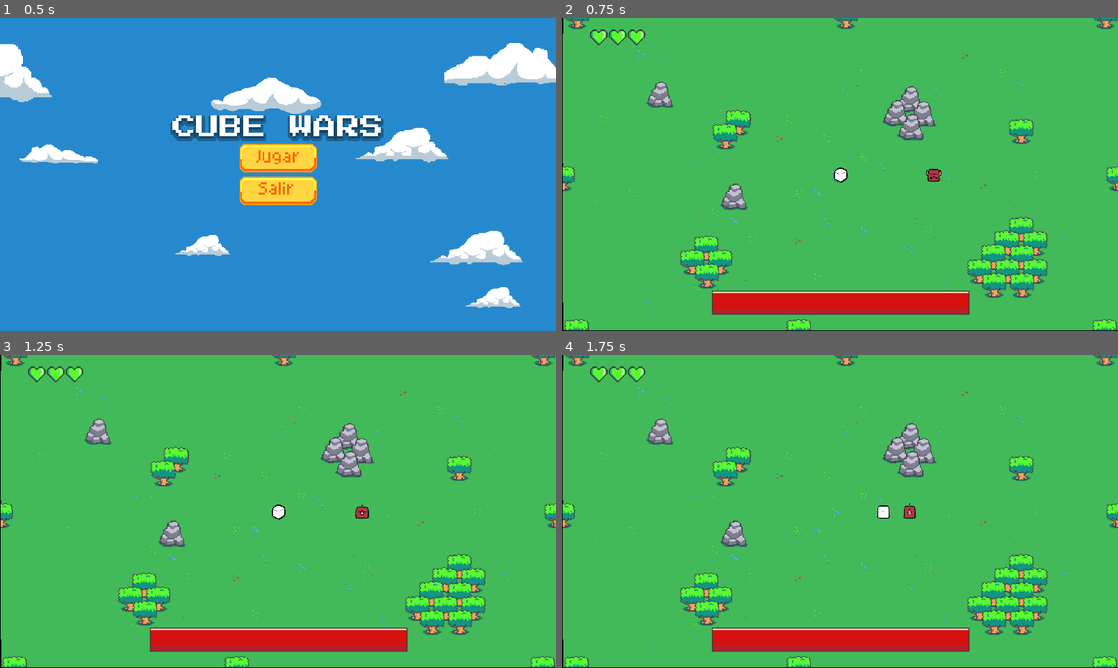
Above: before the commit, frames 1-4 (two rows, left to right).
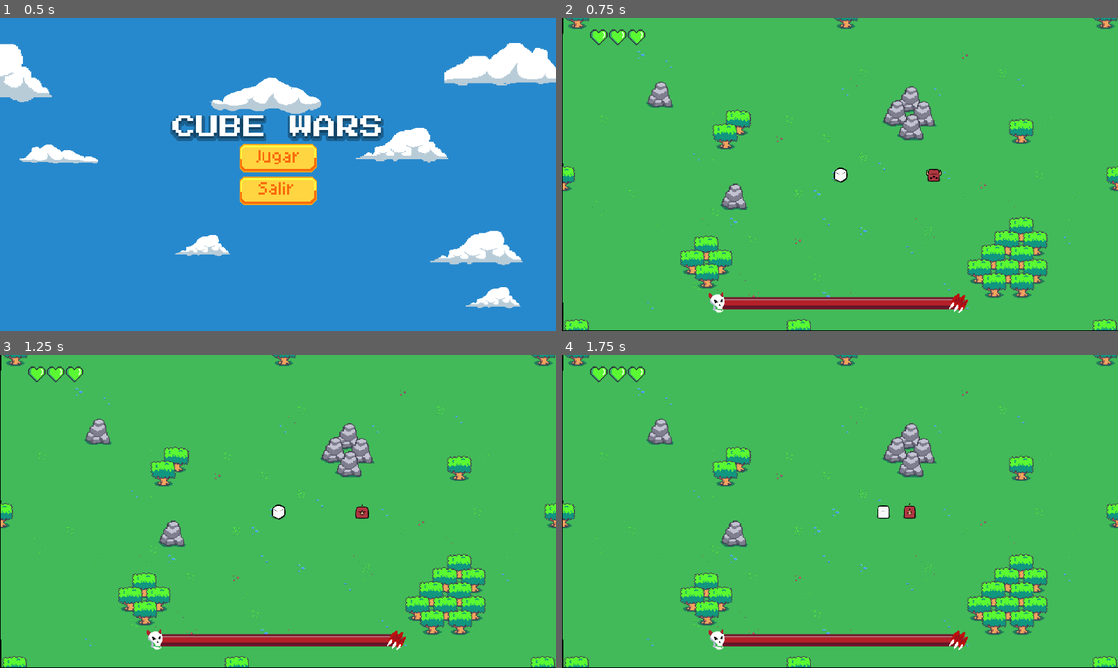
Above: after the commit, the same moments.

Repository: Facundo-byte/mi_primer_juego
Game: Godot game, scene res://escenas/menus/menus.tscn
The game is run twice, just before and just after one commit, with the same random seed, the same clock (stepped at 60 frames per second) and the same inputs.
Inputs (mouse positions are in pixels of both pictures, inside the frame that each line leads up to):
- Up to frame 1 (0.5 s): no input
- Up to frame 2 (0.75 s): click (840, 158) at 0.5 s
- Up to frame 3 (1.25 s): no input
- Up to frame 4 (1.75 s): move the mouse to (962, 495) at 1.27 s; hold D (derecha) from 1.28 s (still down); click (962, 495) at 1.35 s; tap Space (dash) at 1.55 s

Frame 1 is identical in both runs. In frame 2, 3.6% of the frame differs, in the area x 26-74%, y 87-95%; in frame 3, 3.6%; in frame 4, 3.6%.

Commit message:
muchos fixes
texturas mejoradas, sonidos, entre muchas otras cosas mas.

Diff:
--- a/control.gd
+++ b/control.gd
@@ -7,6 +7,10 @@
 @export var fuerza_knockback := 500
 @export var duracion_knockback := 0.15
 var dir_knockback := Vector2.ZERO
+
+#sonidos
+@export var danio_jugador: AudioStreamPlayer2D
+@export var danio_enemigo: AudioStreamPlayer2D
 
 # Called when the node enters the scene tree for the first time.
 func _ready() -> void:
@@ -27,10 +31,14 @@
 	jugador.scale = Vector2(0.800, 0.800)
 	_aplicar_knockback(jugador, dir)
 
+	#sonido
+	danio_jugador.play()
+
 	#restar vida
 	ControladorGlobal.restarvidajugador()
 	var ultimo = vidas.pop_back()
-	ultimo.queue_free()
+	if ultimo:
+		ultimo.queue_free()
 
 func _aplicar_knockback(personaje: Node2D, dir: Vector2):
 	personaje.en_knockback = true
@@ -51,5 +59,7 @@
 	enemigo.scale = Vector2(0.800, 0.800)
 	_aplicar_knockback(enemigo, dir)
 
+	#sonido
+	danio_enemigo.play()
 
 	barra.value = nuevavida
--- a/escenas/UI/UI.tscn
+++ b/escenas/UI/UI.tscn
@@ -1,12 +1,14 @@
-[gd_scene load_steps=6 format=3 uid="uid://do6iehyqys2ys"]
+[gd_scene load_steps=8 format=3 uid="uid://do6iehyqys2ys"]
 
 [ext_resource type="Script" uid="uid://8jx6erqitk0i" path="res://control.gd" id="1_c10tw"]
 [ext_resource type="PackedScene" uid="uid://bmsgctwslt1l3" path="res://escenas/UI/vidas/vidas.tscn" id="2_rqm1f"]
 [ext_resource type="Texture2D" uid="uid://b1npa1cdil6lb" path="res://sprites/vida_vacia.png" id="3_u2b40"]
 [ext_resource type="Texture2D" uid="uid://dx2svtexu8mkv" path="res://sprites/vida_marco.png" id="4_8k7gk"]
 [ext_resource type="Texture2D" uid="uid://biq4buasalsiv" path="res://sprites/vida_llena.png" id="5_c1xht"]
+[ext_resource type="AudioStream" uid="uid://5m7wcnxeejhj" path="res://sonidos/11_human_damage_1.wav" id="6_8k7gk"]
+[ext_resource type="AudioStream" uid="uid://df8a5f2tnuvxn" path="res://sonidos/21_orc_damage_1.wav" id="7_c1xht"]
 
-[node name="Control" type="Control" node_paths=PackedStringArray("vidas", "barra")]
+[node name="Control" type="Control" node_paths=PackedStringArray("vidas", "barra", "danio_jugador", "danio_enemigo")]
 layout_mode = 3
 anchors_preset = 15
 anchor_right = 1.0
@@ -16,6 +18,8 @@
 script = ExtResource("1_c10tw")
 vidas = [NodePath("MarginVidas/ContenedorVidas/Vida"), NodePath("MarginVidas/ContenedorVidas/Vida2"), NodePath("MarginVidas/ContenedorVidas/Vida3")]
 barra = NodePath("CenterContainer/VidaBoss")
+danio_jugador = NodePath("daniojugador")
+danio_enemigo = NodePath("danioenemigo")
 
 [node name="MarginVidas" type="MarginContainer" parent="."]
 layout_mode = 0
@@ -72,3 +76,9 @@
 texture_under = ExtResource("3_u2b40")
 texture_over = ExtResource("4_8k7gk")
 texture_progress = ExtResource("5_c1xht")
+
+[node name="daniojugador" type="AudioStreamPlayer2D" parent="."]
+stream = ExtResource("6_8k7gk")
+
+[node name="danioenemigo" type="AudioStreamPlayer2D" parent="."]
+stream = ExtResource("7_c1xht")
--- a/escenas/enemigo/enemigo.gd
+++ b/escenas/enemigo/enemigo.gd
@@ -13,6 +13,11 @@
 var puede_moverse: bool = true
 var puede_atacar: bool = true
 var en_knockback: bool = false
+
+#sonidos
+@export var sslash: AudioStreamPlayer2D
+@export var ssalto: AudioStreamPlayer2D
+@export var scaida: AudioStreamPlayer2D
 
 func _ready():
 	add_to_group("enemigo")
@@ -118,6 +123,7 @@
 	var distancia_espadazo: int = 100
 	var dir_jugador = obtener_direccion_jugador()
 
+	sslash.play()
 	espadazo.global_position = global_position + dir_jugador * distancia_espadazo
 	espadazo.rotation = dir_jugador.angle() + deg_to_rad(30)
 	espadazo.area.monitoring = true
@@ -141,6 +147,7 @@
 	velocity = Vector2(velocity.x + 5, velocity.y)
 
 	#ejecuto la animacion
+	ssalto.play()
 	sprite.play("jump_down")
 	tween.tween_property(sprite, "position:y", sprite.position.y - 30, 0.25)
 	tween.tween_property(sprite, "position:y", sprite.position.y, 0.25)
@@ -148,6 +155,7 @@
 
 	#humo de caida
 	await get_tree().create_timer(0.5).timeout
+	scaida.play()
 	humo.area.monitoring = true
 	humo.visible = true
 	humo.anim_humo.stop()
--- a/escenas/enemigo/enemigo.tscn
+++ b/escenas/enemigo/enemigo.tscn
@@ -1,10 +1,13 @@
-[gd_scene load_steps=8 format=3 uid="uid://c5blocrlej1a8"]
+[gd_scene load_steps=11 format=3 uid="uid://c5blocrlej1a8"]
 
 [ext_resource type="Script" uid="uid://dob1xht4nd8x6" path="res://escenas/enemigo/enemigo.gd" id="1_r46xo"]
 [ext_resource type="SpriteFrames" uid="uid://xn3dhru08ser" path="res://escenas/enemigo/enemigo_sprites.tres" id="2_r46xo"]
 [ext_resource type="PackedScene" uid="uid://co6a5b0jf07ej" path="res://escenas/enemigo/ataques/salto/humo_caida.tscn" id="3_07say"]
 [ext_resource type="PackedScene" uid="uid://dwhiel60f2hti" path="res://escenas/enemigo/ataques/slash/slashenemigo.tscn" id="4_wc1l2"]
 [ext_resource type="Texture2D" uid="uid://csbrp7ytatjlr" path="res://sprites/sombra.png" id="5_ia6sk"]
+[ext_resource type="AudioStream" uid="uid://dmigogewmts37" path="res://sonidos/17_orc_atk_sword_2.wav" id="6_1rgfv"]
+[ext_resource type="AudioStream" uid="uid://cerccfgx2cnlu" path="res://sonidos/22_orc_jump_1.wav" id="7_wyvlr"]
+[ext_resource type="AudioStream" uid="uid://b7vlgnpbeygxw" path="res://sonidos/23_orc_jump_land.wav" id="8_u05g5"]
 
 [sub_resource type="RectangleShape2D" id="RectangleShape2D_r46xo"]
 size = Vector2(57, 50)
@@ -12,7 +15,7 @@
 [sub_resource type="RectangleShape2D" id="RectangleShape2D_07say"]
 size = Vector2(305, 261)
 
-[node name="Enemigo" type="CharacterBody2D" node_paths=PackedStringArray("sprite", "area_atq", "humo", "espadazo")]
+[node name="Enemigo" type="CharacterBody2D" node_paths=PackedStringArray("sprite", "area_atq", "humo", "espadazo", "sslash", "ssalto", "scaida")]
 z_index = 2
 collision_layer = 8
 collision_mask = 5
@@ -22,6 +25,9 @@
 area_atq = NodePath("area_atq")
 humo = NodePath("humo")
 espadazo = NodePath("Slashenemigo")
+sslash = NodePath("s_slash")
+ssalto = NodePath("s_salto")
+scaida = NodePath("s_caida")
 
 [node name="AnimatedSprite2D" type="AnimatedSprite2D" parent="."]
 scale = Vector2(0.965, 0.965)
@@ -65,4 +71,13 @@
 scale = Vector2(2.140625, 2.0546877)
 texture = ExtResource("5_ia6sk")
 
+[node name="s_slash" type="AudioStreamPlayer2D" parent="."]
+stream = ExtResource("6_1rgfv")
+
+[node name="s_salto" type="AudioStreamPlayer2D" parent="."]
+stream = ExtResource("7_wyvlr")
+
+[node name="s_caida" type="AudioStreamPlayer2D" parent="."]
+stream = ExtResource("8_u05g5")
+
 [connection signal="timeout" from="Timer" to="." method="_on_timer_timeout"]
--- a/escenas/enemigo/enemigo_sprites.tres
+++ b/escenas/enemigo/enemigo_sprites.tres
@@ -24,38 +24,6 @@
 [ext_resource type="Texture2D" uid="uid://b3wo3pweu1vq5" path="res://sprites/personajes/Monster/jump_down (6).png" id="22_e6s3a"]
 [ext_resource type="Texture2D" uid="uid://ck7gv7icw2h62" path="res://sprites/personajes/Monster/jump_down (7).png" id="23_uu0q6"]
 [ext_resource type="Texture2D" uid="uid://dpljlqxc1s5l3" path="res://sprites/personajes/Monster/jump_down (8).png" id="24_vhwy5"]
-[ext_resource type="Texture2D" uid="uid://tq2ep1sgpncl" path="res://sprites/personajes/Monster/jump_down_right (1).png" id="25_hp6qb"]
-[ext_resource type="Texture2D" uid="uid://ldyxwmsqx6mp" path="res://sprites/personajes/Monster/jump_down_right (2).png" id="26_o1dud"]
-[ext_resource type="Texture2D" uid="uid://bljh5rnagg2co" path="res://sprites/personajes/Monster/jump_down_right (3).png" id="27_ur14c"]
-[ext_resource type="Texture2D" uid="uid://cvx1252c1mvq2" path="res://sprites/personajes/Monster/jump_down_right (4).png" id="28_15yhl"]
-[ext_resource type="Texture2D" uid="uid://ia7x085qf0w4" path="res://sprites/personajes/Monster/jump_down_right (5).png" id="29_0p0pu"]
-[ext_resource type="Texture2D" uid="uid://cnc57tejn4rw7" path="res://sprites/personajes/Monster/jump_down_right (6).png" id="30_evng6"]
-[ext_resource type="Texture2D" uid="uid://xike8xvhvn6t" path="res://sprites/personajes/Monster/jump_down_right (7).png" id="31_jbike"]
-[ext_resource type="Texture2D" uid="uid://bere1hq2llxw2" path="res://sprites/personajes/Monster/jump_down_right (8).png" id="32_qj3e1"]
-[ext_resource type="Texture2D" uid="uid://c675vn8tbaao5" path="res://sprites/personajes/Monster/jump_right (1).png" id="33_1qlj3"]
-[ext_resource type="Texture2D" uid="uid://c7aocxuxkm1wn" path="res://sprites/personajes/Monster/jump_right (2).png" id="34_xonjd"]
-[ext_resource type="Texture2D" uid="uid://dmhltaqy7kw6f" path="res://sprites/personajes/Monster/jump_right (3).png" id="35_yxslk"]
-[ext_resource type="Texture2D" uid="uid://dmwm47ugy4xsq" path="res://sprites/personajes/Monster/jump_right (4).png" id="36_1w4co"]
-[ext_resource type="Texture2D" uid="uid://bt4o7c06o5c" path="res://sprites/personajes/Monster/jump_right (5).png" id="37_dr5fu"]
-[ext_resource type="Texture2D" uid="uid://iq4mibg53eau" path="res://sprites/personajes/Monster/jump_right (6).png" id="38_d0sb1"]
-[ext_resource type="Texture2D" uid="uid://eqlsxntexspm" path="res://sprites/personajes/Monster/jump_right (7).png" id="39_cfh1p"]
-[ext_resource type="Texture2D" uid="uid://ios6btknhkux" path="res://sprites/personajes/Monster/jump_right (8).png" id="40_8xo37"]
-[ext_resource type="Texture2D" uid="uid://8gl2q4vggjsx" path="res://sprites/personajes/Monster/jump_up (1).png" id="41_nr0au"]
-[ext_resource type="Texture2D" uid="uid://rj7a1ggkxaw0" path="res://sprites/personajes/Monster/jump_up (2).png" id="42_218ie"]
-[ext_resource type="Texture2D" uid="uid://ch17sx5n7wgu6" path="res://sprites/personajes/Monster/jump_up (3).png" id="43_u6ku8"]
-[ext_resource type="Texture2D" uid="uid://dtnl5rsl6if7x" path="res://sprites/personajes/Monster/jump_up (4).png" id="44_tud7t"]
-[ext_resource type="Texture2D" uid="uid://dwwsxxilqsent" path="res://sprites/personajes/Monster/jump_up (5).png" id="45_n7ova"]
-[ext_resource type="Texture2D" uid="uid://d4chmo0i8dcnr" path="res://sprites/personajes/Monster/jump_up (6).png" id="46_p6vpr"]
-[ext_resource type="Texture2D" uid="uid://dlu4yj420o22d" path="res://sprites/personajes/Monster/jump_up (7).png" id="47_vh4p7"]
-[ext_resource type="Texture2D" uid="uid://tmcepwkt1swd" path="res://sprites/personajes/Monster/jump_up (8).png" id="48_1wo8p"]
-[ext_resource type="Texture2D" uid="uid://b1he4hcg77k1n" path="res://sprites/personajes/Monster/jump_up_right (1).png" id="49_ny26b"]
-[ext_resource type="Texture2D" uid="uid://c6mpw2prywb12" path="res://sprites/personajes/Monster/jump_up_right (2).png" id="50_84760"]
-[ext_resource type="Texture2D" uid="uid://q4dpwx7jjtkw" path="res://sprites/personajes/Monster/jump_up_right (3).png" id="51_hh4mp"]
-[ext_resource type="Texture2D" uid="uid://n86u3od1c8s4" path="res://sprites/personajes/Monster/jump_up_right (4).png" id="52_qwdbi"]
-[ext_resource type="Texture2D" uid="uid://4lwbtbp8ythd" path="res://sprites/personajes/Monster/jump_up_right (5).png" id="53_6b4bj"]
-[ext_resource type="Texture2D" uid="uid://cnm58wgi522st" path="res://sprites/personajes/Monster/jump_up_right (6).png" id="54_e0r2c"]
-[ext_resource type="Texture2D" uid="uid://csytcwvpq4pxl" path="res://sprites/personajes/Monster/jump_up_right (7).png" id="55_rggfd"]
-[ext_resource type="Texture2D" uid="uid://cl3fgh7a61dvc" path="res://sprites/personajes/Monster/jump_up_right (8).png" id="56_femmb"]
 
 [resource]
 animations = [{
@@ -155,120 +123,4 @@
 "loop": true,
 "name": &"jump_down",
 "speed": 5.0
-}, {
-"frames": [{
-"duration": 1.0,
-"texture": ExtResource("25_hp6qb")
-}, {
-"duration": 1.0,
-"texture": ExtResource("26_o1dud")
-}, {
-"duration": 1.0,
-"texture": ExtResource("27_ur14c")
-}, {
-"duration": 1.0,
-"texture": ExtResource("28_15yhl")
-}, {
-"duration": 1.0,
-"texture": ExtResource("29_0p0pu")
-}, {
-"duration": 1.0,
-"texture": ExtResource("30_evng6")
-}, {
-"duration": 1.0,
-"texture": ExtResource("31_jbike")
-}, {
-"duration": 1.0,
-"texture": ExtResource("32_qj3e1")
-}],
-"loop": true,
-"name": &"jump_downandright",
-"speed": 5.0
-}, {
-"frames": [{
-"duration": 1.0,
-"texture": ExtResource("33_1qlj3")
-}, {
-"duration": 1.0,
-"texture": ExtResource("34_xonjd")
-}, {
-"duration": 1.0,
-"texture": ExtResource("35_yxslk")
-}, {
-"duration": 1.0,
-"texture": ExtResource("36_1w4co")
-}, {
-"duration": 1.0,
-"texture": ExtResource("37_dr5fu")
-}, {
-"duration": 1.0,
-"texture": ExtResource("38_d0sb1")
-}, {
-"duration": 1.0,
-"texture": ExtResource("39_cfh1p")
-}, {
-"duration": 1.0,
-"texture": ExtResource("40_8xo37")
-}],
-"loop": true,
-"name": &"jump_left_right",
-"speed": 5.0
-}, {
-"frames": [{
-"duration": 1.0,
-"texture": ExtResource("41_nr0au")
-}, {
-"duration": 1.0,
-"texture": ExtResource("42_218ie")
-}, {
-"duration": 1.0,
-"texture": ExtResource("43_u6ku8")
-}, {
-"duration": 1.0,
-"texture": ExtResource("44_tud7t")
-}, {
-"duration": 1.0,
-"texture": ExtResource("45_n7ova")
-}, {
-"duration": 1.0,
-"texture": ExtResource("46_p6vpr")
-}, {
-"duration": 1.0,
-"texture": ExtResource("47_vh4p7")
-}, {
-"duration": 1.0,
-"texture": ExtResource("48_1wo8p")
-}],
-"loop": true,
-"name": &"jump_up",
-"speed": 5.0
-}, {
-"frames": [{
-"duration": 1.0,
-"texture": ExtResource("49_ny26b")
-}, {
-"duration": 1.0,
-"texture": ExtResource("50_84760")
-}, {
-"duration": 1.0,
-"texture": ExtResource("51_hh4mp")
-}, {
-"duration": 1.0,
-"texture": ExtResource("52_qwdbi")
-}, {
-"duration": 1.0,
-"texture": ExtResource("53_6b4bj")
-}, {
-"duration": 1.0,
-"texture": ExtResource("54_e0r2c")
-}, {
-"duration": 1.0,
-"texture": ExtResource("55_rggfd")
-}, {
-"duration": 1.0,
-"texture": ExtResource("56_femmb")
-}],
-"loop": true,
-"name": &"jump_upandright",
-"speed": 5.0
 }]
--- a/escenas/escena_principal/escena_principal.gd
+++ b/escenas/escena_principal/escena_principal.gd
@@ -3,6 +3,10 @@
 @export var niveles: Array[PackedScene]
 var _nivel_actual: int = 1
 var _nivel_instanciado: Node
+
+#sonidos muerte
+@export var sonido_mjugador: AudioStreamPlayer2D
+@export var sonido_menemigo: AudioStreamPlayer2D
 
 func _ready() -> void:
 	_crear_nivel(_nivel_actual)
@@ -23,11 +27,14 @@
 	_crear_nivel.call_deferred(_nivel_actual)
 
 func _cargar_fin(bandera: int):
-	await get_tree().create_timer(0.15).timeout
 	if bandera == 1:
+		sonido_mjugador.play()
 		print("perdiste")
 	else:
+		sonido_menemigo.play()
 		print("ganaste")
+
+	await get_tree().create_timer(2).timeout
 	call_deferred("_ir_al_menu")
 	#_nivel_actual += 1
 	#_eliminar_nivel()
--- a/escenas/escena_principal/escena_principal.tscn
+++ b/escenas/escena_principal/escena_principal.tscn
@@ -1,14 +1,18 @@
-[gd_scene load_steps=6 format=3 uid="uid://bq8u3vwpqq7u4"]
+[gd_scene load_steps=8 format=3 uid="uid://bq8u3vwpqq7u4"]
 
 [ext_resource type="PackedScene" uid="uid://emgx7nugvuk4" path="res://escenas/nivel/nivel.tscn" id="1_snxy5"]
 [ext_resource type="Script" uid="uid://dtwv644m142qd" path="res://escenas/escena_principal/escena_principal.gd" id="1_yoxmf"]
 [ext_resource type="Script" uid="uid://csvoyjmk1f0qt" path="res://escenas/escena_principal/camera_2d.gd" id="3_rrast"]
 [ext_resource type="Script" uid="uid://bf603amkp5466" path="res://escenas/escena_principal/controlador_pausa.gd" id="3_yoxmf"]
 [ext_resource type="PackedScene" uid="uid://c4t0h5rf33tlf" path="res://escenas/menu_pausa/pausa.tscn" id="4_sbgap"]
+[ext_resource type="AudioStream" uid="uid://cmibga67wrnkd" path="res://sonidos/24_orc_death_spin.wav" id="6_px6n3"]
+[ext_resource type="AudioStream" uid="uid://bivs67ncnu3u0" path="res://sonidos/14_human_death_spin.wav" id="7_e307b"]
 
-[node name="EscenaPrincipal" type="Node2D"]
+[node name="EscenaPrincipal" type="Node2D" node_paths=PackedStringArray("sonido_mjugador", "sonido_menemigo")]
 script = ExtResource("1_yoxmf")
 niveles = Array[PackedScene]([ExtResource("1_snxy5")])
+sonido_mjugador = NodePath("muertejugador")
+sonido_menemigo = NodePath("muerteenemigo")
 
 [node name="Camera2D" type="Camera2D" parent="."]
 scale = Vector2(1, 2.2400002)
@@ -28,3 +32,9 @@
 anchor_bottom = 0.0
 grow_horizontal = 1
 grow_vertical = 1
+
+[node name="muerteenemigo" type="AudioStreamPlayer2D" parent="."]
+stream = ExtResource("6_px6n3")
+
+[node name="muertejugador" type="AudioStreamPlayer2D" parent="."]
+stream = ExtResource("7_e307b")
--- a/escenas/menu_pausa/pausa.gd
+++ b/escenas/menu_pausa/pausa.gd
@@ -7,6 +7,10 @@
 var escala_normal := Vector2(1, 1)
 var duracion := 0.10
 var cduracion := 0.05
+
+#sonidos
+@export var hover: AudioStreamPlayer2D
+@export var click: AudioStreamPlayer2D
 
 # Called when the node enters the scene tree for the first time.
 func _ready() -> void:
@@ -43,6 +47,9 @@
 	tween.set_trans(Tween.TRANS_SINE)
 	tween.set_ease(Tween.EASE_OUT)
 
+	#sonido
+	hover.play()
+
 func _exit(tween: Tween, nodoaf: int):
 	if tween:
 		tween.kill()
@@ -72,3 +79,6 @@
 
 	tween.set_trans(Tween.TRANS_SINE)
 	tween.set_ease(Tween.EASE_OUT)
+
+	#sonido
+	click.play()
--- a/escenas/menu_pausa/pausa.tscn
+++ b/escenas/menu_pausa/pausa.tscn
@@ -6,8 +6,10 @@
 [ext_resource type="Texture2D" uid="uid://bymxesf17acnh" path="res://sprites/continuar.png" id="3_rrk5o"]
 [ext_resource type="Texture2D" uid="uid://cnhuyr78xtkb4" path="res://sprites/Salir.png" id="5_l0fcq"]
 [ext_resource type="Script" uid="uid://bevxfp8eqshwg" path="res://escenas/menu_pausa/salir.gd" id="6_rrk5o"]
+[ext_resource type="AudioStream" uid="uid://cn3blriy21mef" path="res://sonidos/botones/open.wav" id="7_xcfdy"]
+[ext_resource type="AudioStream" uid="uid://d1vcjcd86hfns" path="res://sonidos/botones/click.wav" id="8_ygbby"]
 
-[node name="Control" type="Control" node_paths=PackedStringArray("continuar", "salir")]
+[node name="Control" type="Control" node_paths=PackedStringArray("continuar", "salir", "hover", "click")]
 layout_mode = 3
 anchors_preset = 15
 anchor_right = 1.0
@@ -17,6 +19,8 @@
 script = ExtResource("1_f0eoy")
 continuar = NodePath("VBoxContainer/Continuar")
 salir = NodePath("VBoxContainer/Salir")
+hover = NodePath("hover")
+click = NodePath("click")
 
 [node name="ColorRect" type="ColorRect" parent="."]
 layout_mode = 1
@@ -70,3 +74,9 @@
 layout_mode = 2
 texture_normal = ExtResource("5_l0fcq")
 script = ExtResource("6_rrk5o")
+
+[node name="hover" type="AudioStreamPlayer2D" parent="."]
+stream = ExtResource("7_xcfdy")
+
+[node name="click" type="AudioStreamPlayer2D" parent="."]
+stream = ExtResource("8_ygbby")
--- a/escenas/menus/menus.gd
+++ b/escenas/menus/menus.gd
@@ -12,6 +12,9 @@
 var duracion := 0.10
 var cduracion := 0.05
 
+#sonidos
+@export var hoverin: AudioStreamPlayer2D
+@export var click: AudioStreamPlayer2D
 
 func _ready()-> void:
 	var tween : Tween = null
@@ -61,6 +64,9 @@
 	tween.set_trans(Tween.TRANS_SINE)
 	tween.set_ease(Tween.EASE_OUT)
 
+	#sonido
+	hoverin.play()
+
 func _exit(tween: Tween, nodoaf: int):
 	if tween:
 		tween.kill()
@@ -73,6 +79,7 @@
 
 	tween.set_trans(Tween.TRANS_SINE)
 	tween.set_ease(Tween.EASE_OUT)
+
 
 func _click(tween: Tween, nodoaf: int):
 	if tween:
@@ -92,3 +99,6 @@
 
 	tween.set_trans(Tween.TRANS_SINE)
 	tween.set_ease(Tween.EASE_OUT)
+
+	#sonido
+	click.play()
--- a/escenas/menus/menus.tscn
+++ b/escenas/menus/menus.tscn
@@ -19,6 +19,8 @@
 [ext_resource type="Texture2D" uid="uid://c5bn3loeym1dx" path="res://animacion_fondo/animacion8.png" id="17_55fet"]
 [ext_resource type="Texture2D" uid="uid://cb0rde45egrph" path="res://animacion_fondo/animacion9.png" id="18_kujlt"]
 [ext_resource type="Texture2D" uid="uid://cna8qjpcjv4hc" path="res://animacion_fondo/animacion10.png" id="19_ferxq"]
+[ext_resource type="AudioStream" uid="uid://cn3blriy21mef" path="res://sonidos/botones/open.wav" id="21_vbt5b"]
+[ext_resource type="AudioStream" uid="uid://d1vcjcd86hfns" path="res://sonidos/botones/click.wav" id="22_wyey2"]
 
 [sub_resource type="LabelSettings" id="LabelSettings_8lnoy"]
 font = ExtResource("2_4oofs")
@@ -49,7 +51,7 @@
 frame_9/texture = ExtResource("19_ferxq")
 frame_9/duration = 1.0
 
-[node name="Menu" type="Control" node_paths=PackedStringArray("texto", "titulo", "jugar", "vajugar", "salir", "fondo")]
+[node name="Menu" type="Control" node_paths=PackedStringArray("texto", "titulo", "jugar", "vajugar", "salir", "fondo", "hoverin", "click")]
 layout_mode = 3
 anchors_preset = 15
 anchor_right = 1.0
@@ -63,6 +65,8 @@
 vajugar = NodePath("Botones/Volverajugar")
 salir = NodePath("Botones/Salir")
 fondo = NodePath("Fondo")
+hoverin = NodePath("hoverin")
+click = NodePath("click")
 
 [node name="Titulo" type="Label" parent="."]
 layout_mode = 1
@@ -145,3 +149,9 @@
 grow_vertical = 2
 mouse_filter = 2
 texture = SubResource("AnimatedTexture_qe56y")
+
+[node name="hoverin" type="AudioStreamPlayer2D" parent="."]
+stream = ExtResource("21_vbt5b")
+
+[node name="click" type="AudioStreamPlayer2D" parent="."]
+stream = ExtResource("22_wyey2")
--- a/escenas/nivel/nivel.tscn
+++ b/escenas/nivel/nivel.tscn
@@ -7,6 +7,7 @@
 [ext_resource type="PackedScene" uid="uid://c5blocrlej1a8" path="res://escenas/enemigo/enemigo.tscn" id="2_d63yu"]
 [ext_resource type="PackedScene" uid="uid://c1cbgas50opl0" path="res://escenas/bordes/bordes.tscn" id="3_g5l2w"]
 [ext_resource type="PackedScene" uid="uid://do6iehyqys2ys" path="res://escenas/UI/UI.tscn" id="7_y0n4x"]
+[ext_resource type="AudioStream" uid="uid://ccvor2uwuabno" path="res://musica/melodia_final.ogg" id="8_afinf"]
 
 [node name="Nivel" type="Node2D"]
 script = ExtResource("1_d63yu")
@@ -40,3 +41,7 @@
 
 [node name="Bordes" parent="." instance=ExtResource("3_g5l2w")]
 visible = false
+
+[node name="musica" type="AudioStreamPlayer2D" parent="."]
+stream = ExtResource("8_afinf")
+autoplay = true
--- a/escenas/personaje/personaje.gd
+++ b/escenas/personaje/personaje.gd
@@ -26,6 +26,11 @@
 var cam
 var cam_rect
 
+#sonidos
+@export var caminata : AudioStreamPlayer2D
+@export var dash_sonido: AudioStreamPlayer2D
+@export var espadazo_sonido: AudioStreamPlayer2D
+
 func _ready():
 	add_to_group("jugador")
 	cam = get_tree().get_first_node_in_group("camara")
@@ -41,6 +46,8 @@
 
 	if velocity.length() > 0:
 		direccion_mov = velocity.normalized()
+		if !caminata.playing:
+			caminata.play()
 	if dashing or en_knockback:
 		move_and_slide()
 		return
@@ -97,6 +104,7 @@
 
 #funcion dash
 func _dash():
+	dash_sonido.play()
 	dashing = true
 	collision_layer = 0
 	puede_dash = false
@@ -135,6 +143,7 @@
 	return (get_global_mouse_position() - global_position).normalized()
 
 func atacar():
+	espadazo_sonido.play()
 	puede_ataque = false
 	mouse_pos = obtener_direccion_mouse()
 	$Espadazo.rotation = mouse_pos.angle() + deg_to_rad(30)
--- a/escenas/personaje/personaje.tscn
+++ b/escenas/personaje/personaje.tscn
@@ -1,9 +1,12 @@
-[gd_scene load_steps=7 format=3 uid="uid://b28kpkrue125o"]
+[gd_scene load_steps=10 format=3 uid="uid://b28kpkrue125o"]
 
 [ext_resource type="Script" uid="uid://cbe8r30ohuak3" path="res://escenas/personaje/personaje.gd" id="1_yv5yb"]
 [ext_resource type="PackedScene" uid="uid://boa0nqil151cx" path="res://escenas/espadazo/espadazo.tscn" id="2_wky4x"]
 [ext_resource type="SpriteFrames" uid="uid://dq5u36olxsdcm" path="res://escenas/personaje/personaje_temporal.tres" id="2_yv5yb"]
 [ext_resource type="Texture2D" uid="uid://csbrp7ytatjlr" path="res://sprites/sombra.png" id="4_n3eqy"]
+[ext_resource type="AudioStream" uid="uid://c4st6pyevah5h" path="res://sonidos/16_human_walk_stone_3.wav" id="5_8trwc"]
+[ext_resource type="AudioStream" uid="uid://csc5bs0sylrjc" path="res://sonidos/15_human_dash_2.wav" id="6_fvrxm"]
+[ext_resource type="AudioStream" uid="uid://dagwpcl5yj2s4" path="res://sonidos/07_human_atk_sword_3.wav" id="7_fvrxm"]
 
 [sub_resource type="RectangleShape2D" id="RectangleShape2D_yv5yb"]
 size = Vector2(46, 47)
@@ -11,7 +14,7 @@
 [sub_resource type="RectangleShape2D" id="RectangleShape2D_wky4x"]
 size = Vector2(59, 59)
 
-[node name="Personaje" type="CharacterBody2D" node_paths=PackedStringArray("animacion", "colision")]
+[node name="Personaje" type="CharacterBody2D" node_paths=PackedStringArray("animacion", "colision", "caminata", "dash_sonido", "espadazo_sonido")]
 z_index = 2
 collision_layer = 4
 collision_mask = 11
@@ -19,6 +22,9 @@
 script = ExtResource("1_yv5yb")
 animacion = NodePath("mov_jugador")
 colision = NodePath("area_pj")
+caminata = NodePath("caminata")
+dash_sonido = NodePath("dash")
+espadazo_sonido = NodePath("s_espadazo")
 
 [node name="colision_entorno" type="CollisionShape2D" parent="."]
 visible = false
@@ -47,3 +53,12 @@
 position = Vector2(3, 18)
 scale = Vector2(2.140625, 2.0546877)
 texture = ExtResource("4_n3eqy")
+
+[node name="caminata" type="AudioStreamPlayer2D" parent="."]
+stream = ExtResource("5_8trwc")
+
+[node name="dash" type="AudioStreamPlayer2D" parent="."]
+stream = ExtResource("6_fvrxm")
+
+[node name="s_espadazo" type="AudioStreamPlayer2D" parent="."]
+stream = ExtResource("7_fvrxm")
--- a/scripts/controlador_global.gd
+++ b/scripts/controlador_global.gd
@@ -1,6 +1,6 @@
 extends Node
 
-signal vidas_jugador_act
+signal vida_jugador_act
 signal vida_enemigo_act
 signal jugador_muerto
 signal enemigo_muerto
Not shown: 1 places in escenas/enemigo/enemigo_sprites.tres that only renumber resources
Not shown: 1 places in escenas/menu_pausa/pausa.tscn that only renumber resources
Not shown: 1 places in escenas/menus/menus.tscn that only renumber resources
Not shown: 1 places in escenas/nivel/nivel.tscn that only renumber resources
Not shown, added: musica/melodia_final.ogg.import
Not shown, added: sonidos/07_human_atk_sword_3.wav.import
Not shown, added: sonidos/11_human_damage_1.wav.import
Not shown, added: sonidos/14_human_death_spin.wav.import
Not shown, added: sonidos/15_human_dash_2.wav.import
Not shown, added: sonidos/16_human_walk_stone_3.wav.import
Not shown, added: sonidos/17_orc_atk_sword_2.wav.import
Not shown, added: sonidos/21_orc_damage_1.wav.import
(and 29 more such lines)
